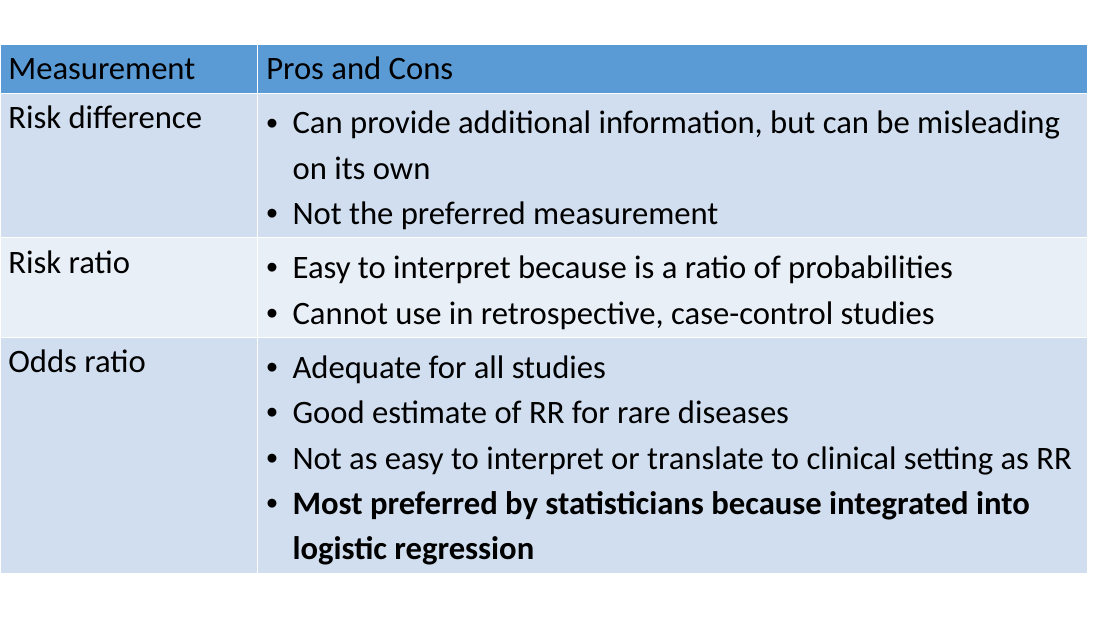
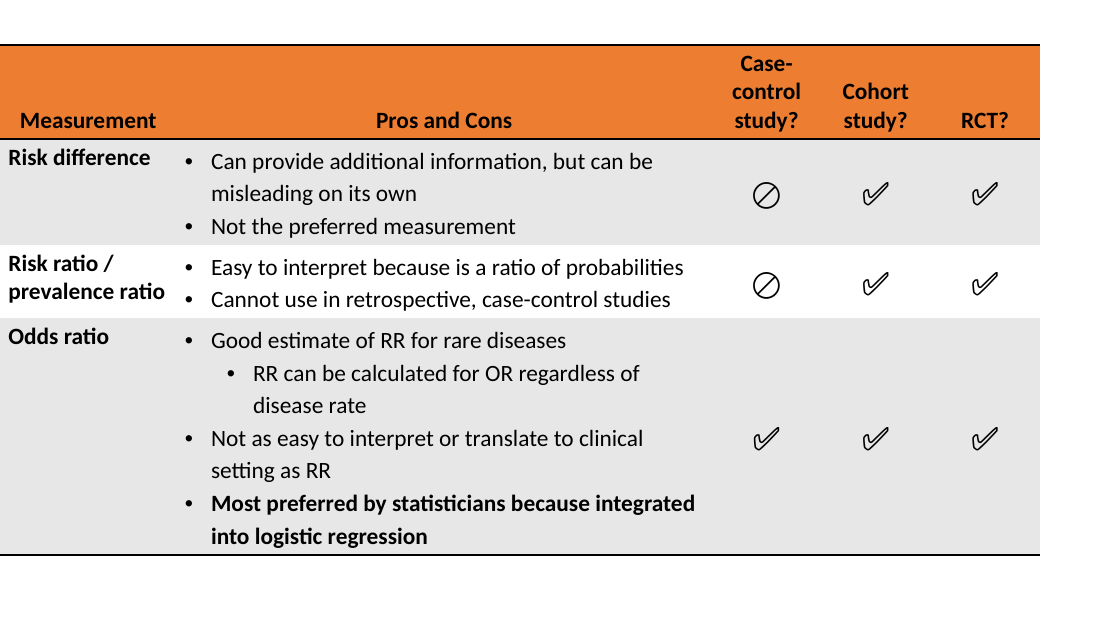
Before and after one commit to nwakim/BSTA_513_26S, a slide deck: slide 6 of lessons/04_Meas_Assoc_Agree/images/04_Meas_Assoc_Agree_tables.pptx (slide 4 before the commit). Drawn at 1120x630 pixels with LibreOffice and Linux fonts; fonts in the diff are those of the drawing. Boxes give left, top, right and bottom in pixels: in the first picture for what was removed or moved away, otherwise in the second. Text is boxed around its words. In the diff, an @@ line names an element or a change of style, - is before the commit and + after.

```diff
--- a/lessons/04_Meas_Assoc_Agree/images/04_Meas_Assoc_Agree_tables.pptx
+++ b/lessons/04_Meas_Assoc_Agree/images/04_Meas_Assoc_Agree_tables.pptx
@@ table at bbox=[0, 45, 1040, 552] @@
-column 1: Measurement | Risk difference | Risk ratio | Odds ratio
-column 2: Pros and Cons | Can provide additional information, but can be misleading on its own / Not the preferred measurement | Easy to interpret because is a ratio of probabilities / Cannot use in retrospective, case-control studies | Adequate for all studies / Good estimate of RR for rare diseases / Not as easy to interpret or translate to clinical setting as RR / Most preferred by statisticians because integrated into logistic regression
+column 1: Measurement | Risk difference | Risk ratio / prevalence ratio | Odds ratio
+column 2: Pros and Cons | Can provide additional information, but can be misleading on its own / Not the preferred measurement | Easy to interpret because is a ratio of probabilities / Cannot use in retrospective, case-control studies | Good estimate of RR for rare diseases / RR can be calculated for OR regardless of disease rate / Not as easy to interpret or translate to clinical setting as RR / Most preferred by statisticians because integrated into logistic regression
+column 3: Case-control study? | 🚫 | 🚫 | ✅
+column 4: Cohort study? | ✅ | ✅ | ✅
+column 5: RCT? | ✅ | ✅ | ✅
@@ table: place and size @@
-table at bbox=[0, 45, 1088, 569]
+table at bbox=[0, 45, 1040, 552]
```
Also in this commit, not shown: 2 slides added, 31 other files.
